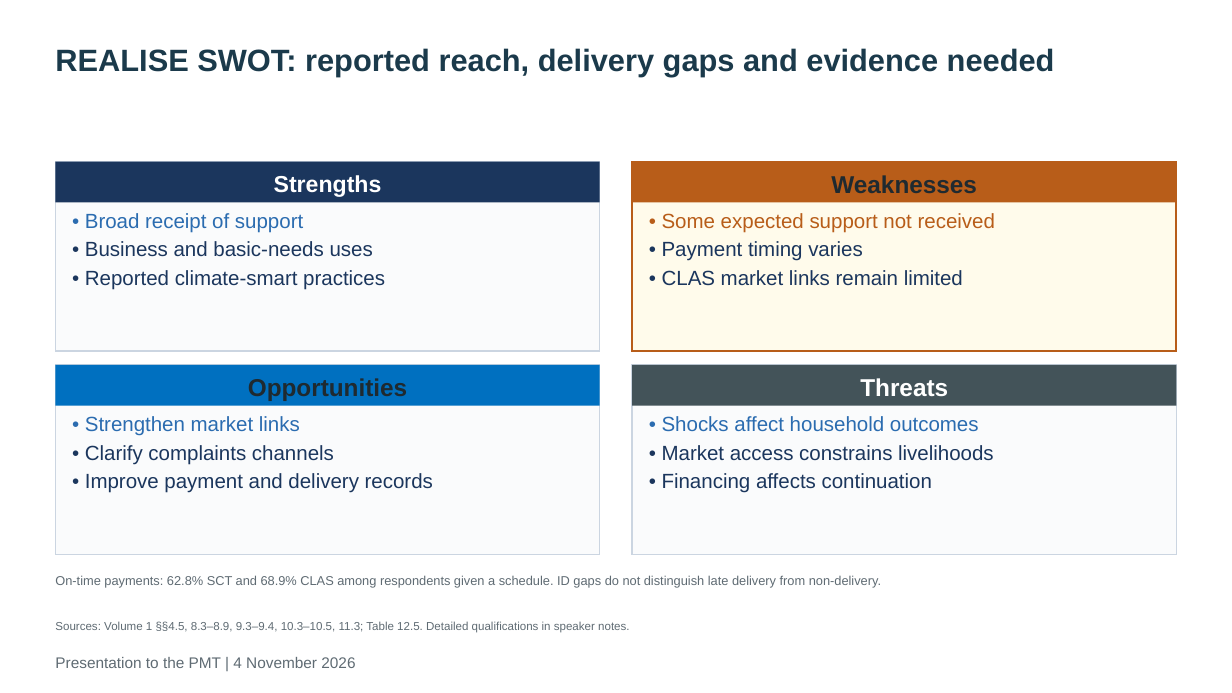
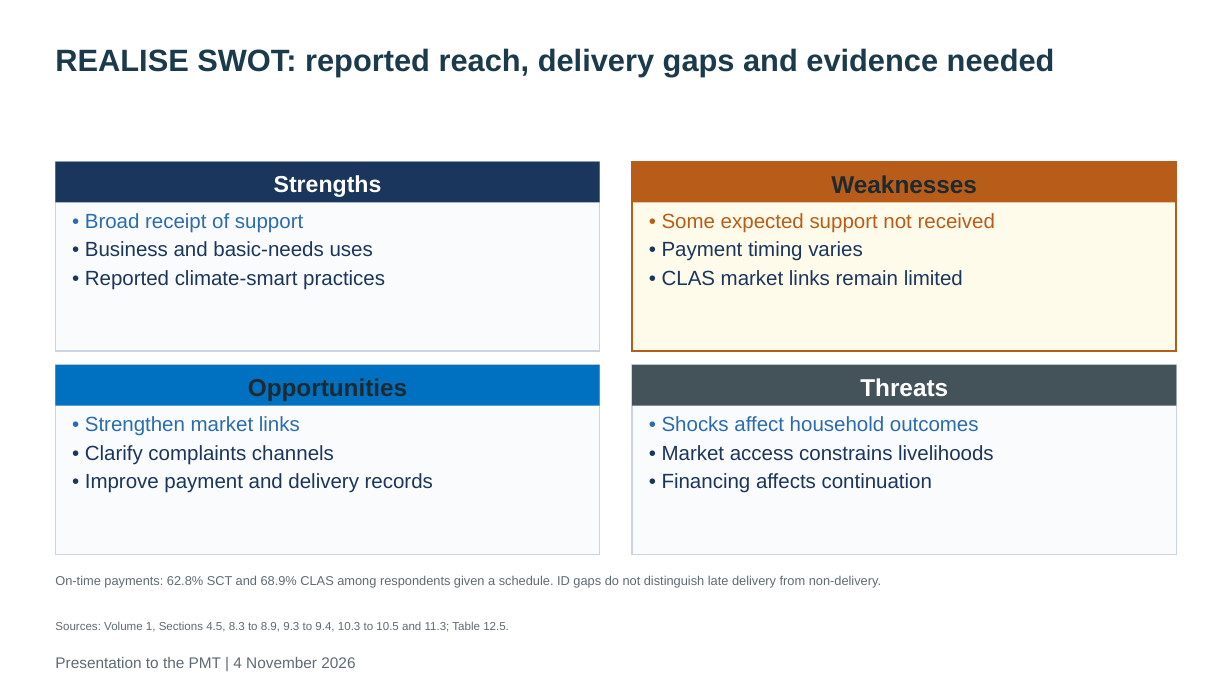
Before and after one commit to kokouekpinda/kokouekpinda, a slide deck: slide 44 of deliverables/REALISE_PMT_Presentation_v5.pptx. Drawn at 1232x693 pixels with LibreOffice and Linux fonts; fonts in the diff are those of the drawing. Boxes give left, top, right and bottom in pixels: in the first picture for what was removed or moved away, otherwise in the second. Text is boxed around its words. In the diff, an @@ line names an element or a change of style, - is before the commit and + after.

```diff
--- a/deliverables/REALISE_PMT_Presentation_v5.pptx
+++ b/deliverables/REALISE_PMT_Presentation_v5.pptx
@@ text at (55, 621, 509, 632): text changed @@
-Sources: Volume 1 §§4.5, 8.3–8.9, 9.3–9.4, 10.3–10.5, 11.3; Table 12.5. Detailed qualifications in speaker notes.
+Sources: Volume 1, Sections 4.5, 8.3 to 8.9, 9.3 to 9.4, 10.3 to 10.5 and 11.3; Table 12.5.
```
Also in this commit, not shown: 7 other slides changed.
